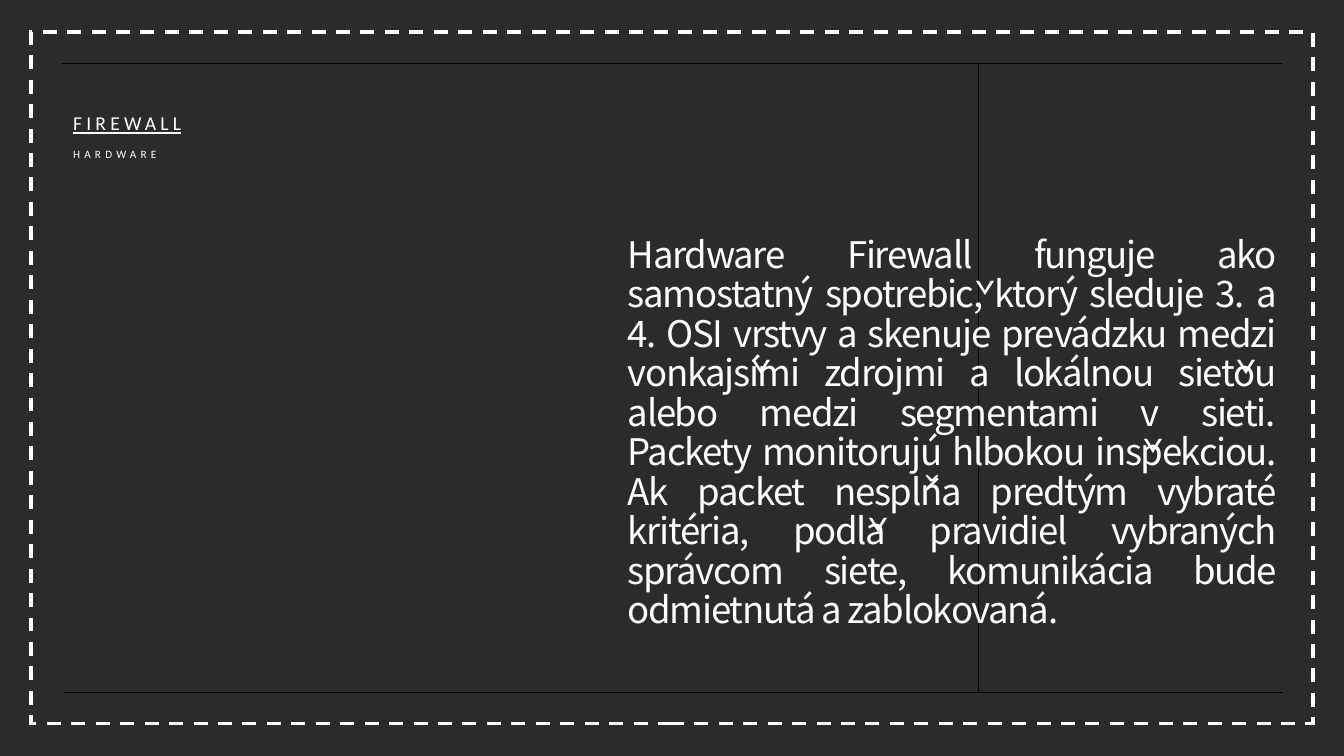
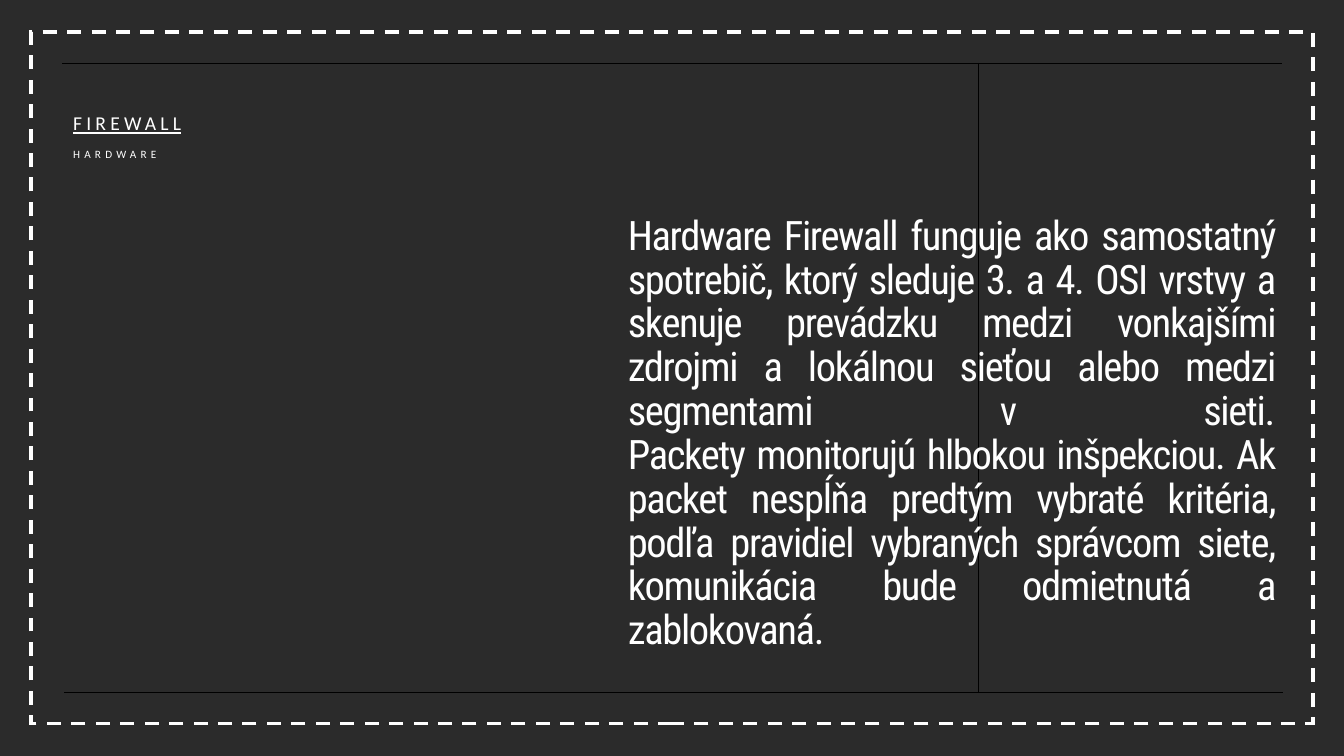
Before and after one commit to noobissk/Michal.Halagacka.Rocnikova, a slide deck: slide 9 of Produkt_UPDATE.pptx. Drawn at 1344x756 pixels with LibreOffice and Linux fonts; fonts in the diff are those of the drawing; background and template pictures are left out; a plain dark background stands for a picture behind light text. Boxes give left, top, right and bottom in pixels: in the first picture for what was removed or moved away, otherwise in the second. Text is boxed around its words. In the diff, an @@ line names an element or a change of style, - is before the commit and + after.

```diff
--- a/Produkt_UPDATE.pptx
+++ b/Produkt_UPDATE.pptx
@@ title "Hardware Firewall funguje ako samostatný ..." at box(628, 213, 1277, 645): size 26.1 to 29 pt, font Noto Sans CJK KR to Roboto Condensed @@
```
Also in this commit, not shown: 3 other slides changed, 4 slides added, 3 other files.
